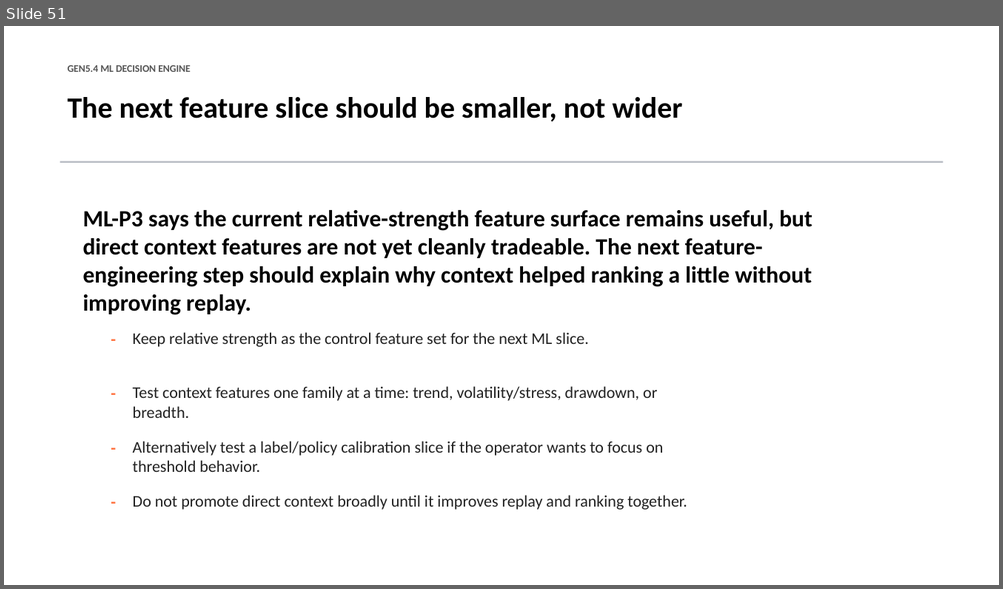
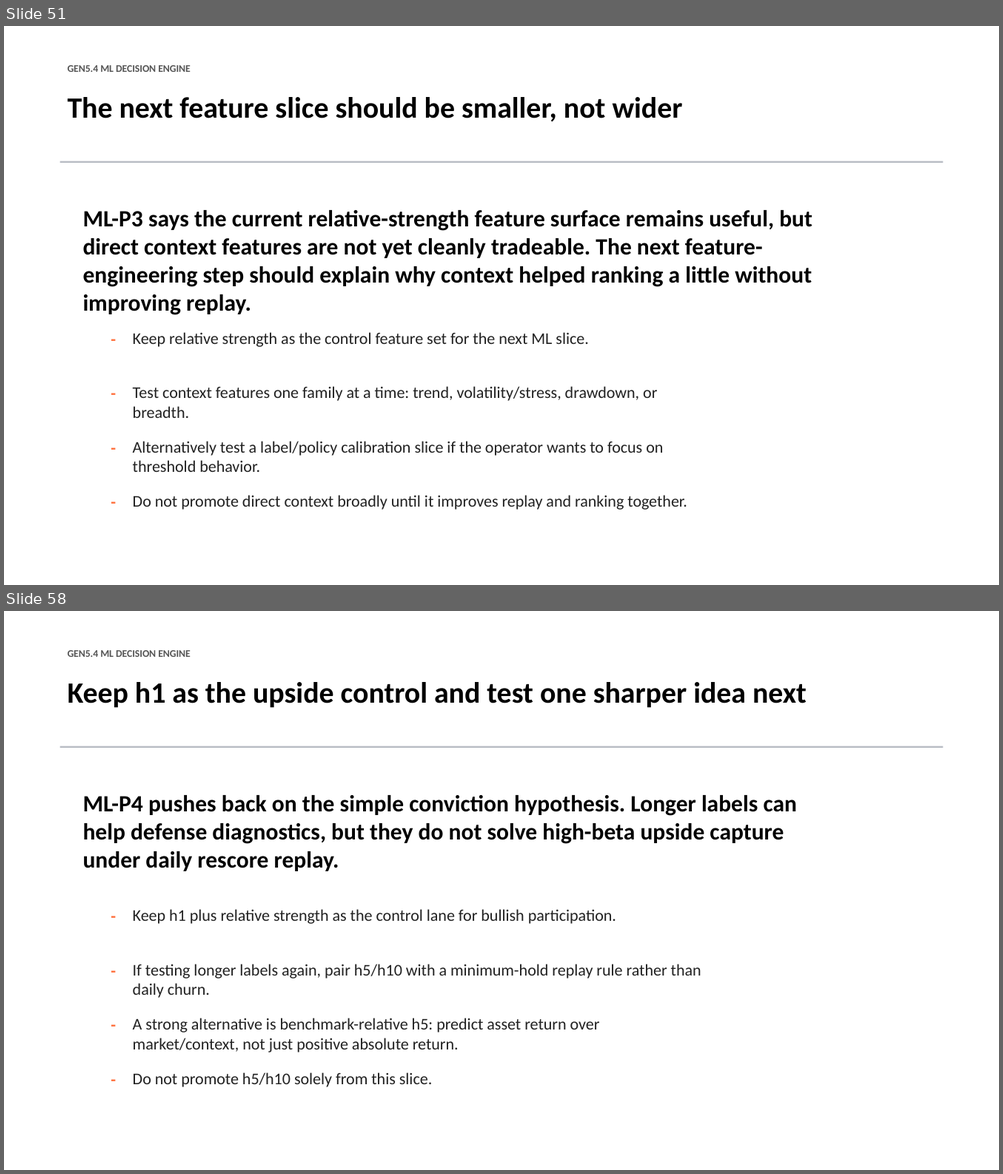
Before and after one commit to Francisc0Franc0/Time-Series-Modeling-Gen5, a slide deck: presentations/gen5_4_ml_decision_engine_incremental_build.pptx. Shown one above the other, each under a label of ours: slide 51 before the commit, slides 51 and 58 after it; the slides between them are not shown. The pictures are 1003x589 and 1003x1174 pixels, drawn with LibreOffice and Linux fonts; fonts in the diff are those of the drawing. Boxes give left, top, right and bottom in pixels: in the first picture for what was removed or moved away, otherwise in the second. Text is boxed around its words. In the diff, an @@ line names an element or a change of style, - is before the commit and + after.

Commit message:
Add Gen5.4 label-horizon diagnostic

```diff
--- a/presentations/gen5_4_ml_decision_engine_incremental_build.pptx
+++ b/presentations/gen5_4_ml_decision_engine_incremental_build.pptx
@@ slide 58 added at box(4, 611, 999, 1170), background #FFFFFF @@
@@ text added at box(68, 650, 190, 657), 9.8 pt, text #555555, bold @@
+GEN5.4 ML DECISION ENGINE
@@ text added at box(68, 682, 806, 708), 28.5 pt, text #000000, bold @@
+Keep h1 as the upside control and test one sharper idea next
@@ rectangle added at box(60, 746, 942, 748), fill #B8BCC4 @@
@@ text added at box(83, 795, 797, 871), 22.5 pt, text #000000, bold @@
+ML-P4 pushes back on the simple conviction hypothesis. Longer labels can help defense diagnostics, but they do not solve high-beta upside capture under daily rescore replay.
@@ text added at box(103, 903, 119, 923), 15.8 pt, text #FF6B35, bold @@
+-
@@ text added at box(133, 909, 616, 924), 15.8 pt, text #222222 @@
+Keep h1 plus relative strength as the control lane for bullish participation.
@@ text added at box(103, 957, 119, 977), 15.8 pt, text #FF6B35, bold @@
+-
@@ text added at box(133, 964, 701, 998), 15.8 pt, text #222222 @@
+If testing longer labels again, pair h5/h10 with a minimum-hold replay rule rather than daily churn.
@@ text added at box(103, 1011, 119, 1031), 15.8 pt, text #FF6B35, bold @@
+-
@@ text added at box(133, 1018, 600, 1053), 15.8 pt, text #222222 @@
+A strong alternative is benchmark-relative h5: predict asset return over market/context, not just positive absolute return.
@@ text added at box(103, 1065, 119, 1085), 15.8 pt, text #FF6B35, bold @@
+-
@@ text added at box(133, 1073, 432, 1088), 15.8 pt, text #222222 @@
+Do not promote h5/h10 solely from this slice.
```
Also in this commit, not shown: 6 other slides added, 5 other files.
